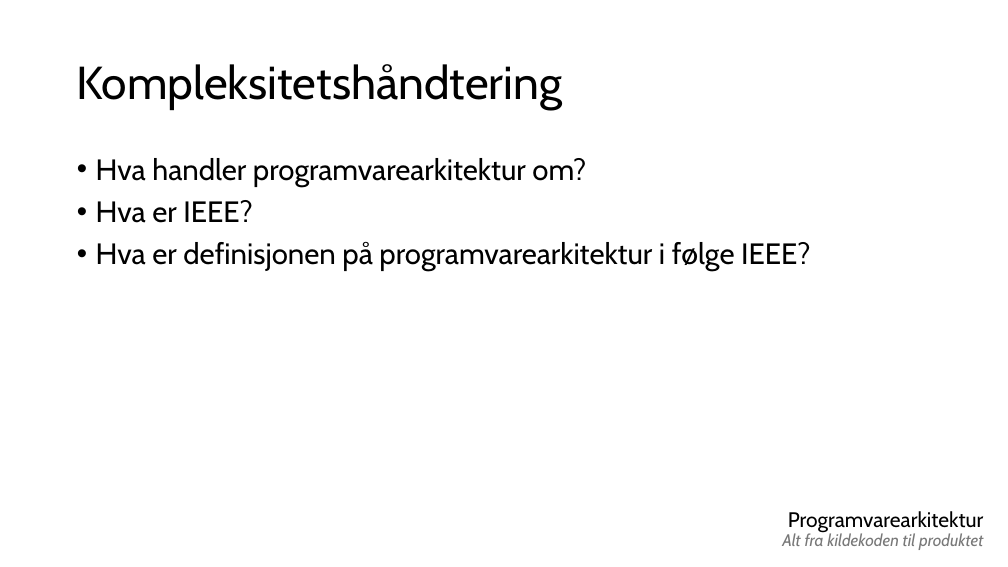
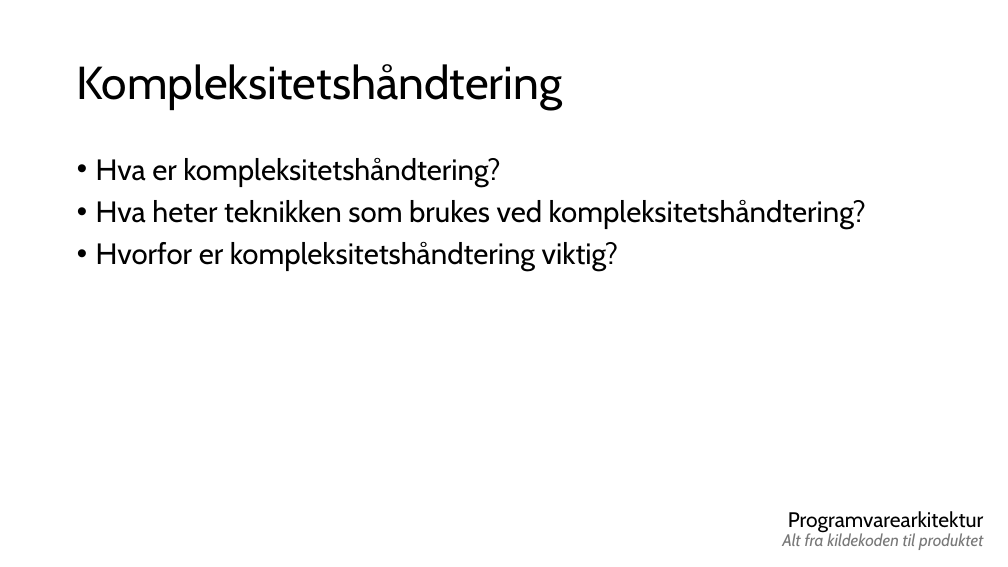
Before and after one commit to real-eo/IDATT1005-Systemutvikling, a slide deck: slide 23 of 2026 VÅR/Eksamensøving/Slides.pptx. Drawn at 1008x567 pixels with LibreOffice and Linux fonts; fonts in the diff are those of the drawing. Boxes give left, top, right and bottom in pixels: in the first picture for what was removed or moved away, otherwise in the second. Text is boxed around its words. In the diff, an @@ line names an element or a change of style, - is before the commit and + after.

```diff
--- a/2026 VÅR/Eksamensøving/Slides.pptx
+++ b/2026 VÅR/Eksamensøving/Slides.pptx
@@ text at bbox=[96, 158, 866, 271]: text changed @@
-• Hva handler programvarearkitektur om?
-• Hva er IEEE?
-• Hva er definisjonen på programvarearkitektur i følge IEEE?
+• Hva er kompleksitetshåndtering?
+• Hva heter teknikken som brukes ved kompleksitetshåndtering?
+• Hvorfor er kompleksitetshåndtering viktig?
```
Also in this commit, not shown: 4 other slides changed, 29 slides added.
